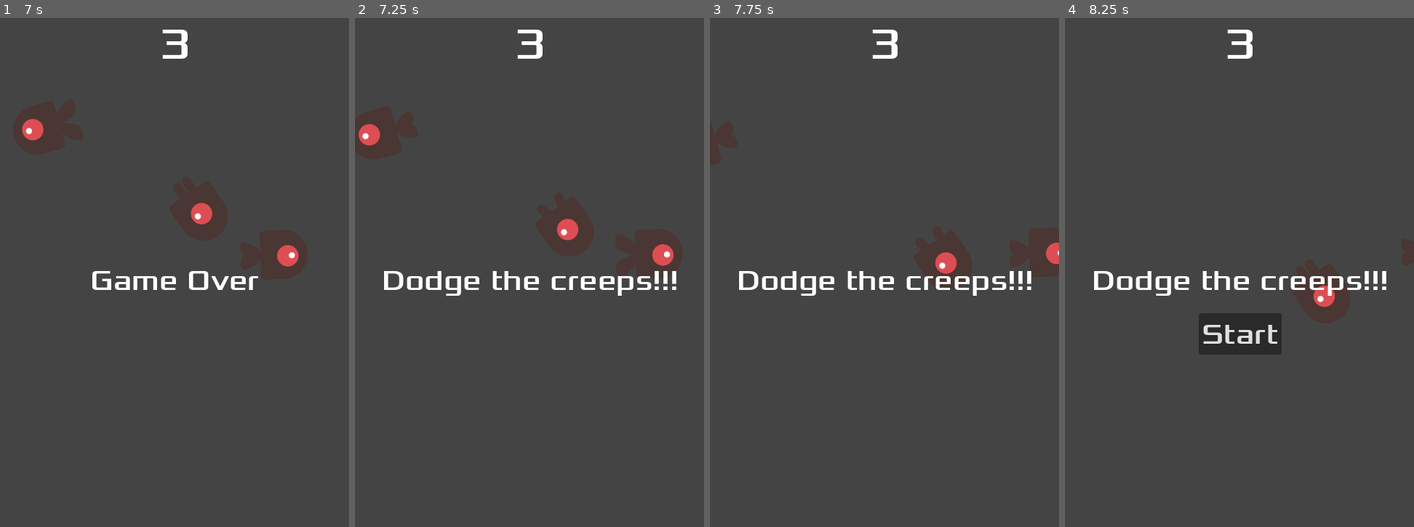
Above: before the commit, frames 1-4 (left to right).
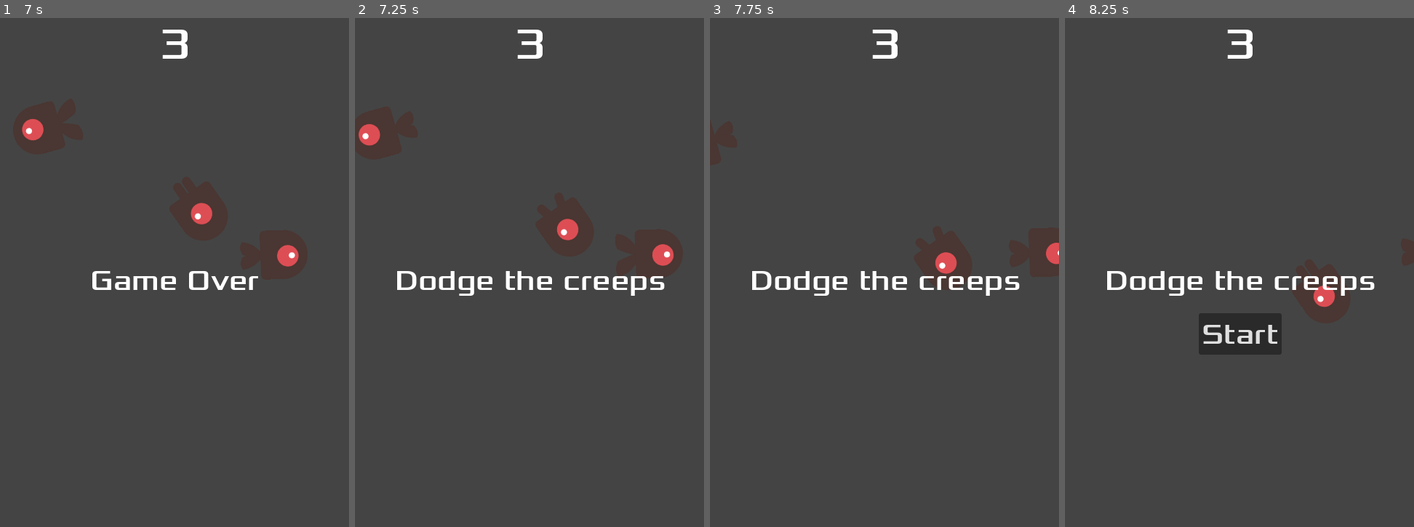
Above: after the commit, the same moments.

Repository: SebW3/godot_git_test_2
Game: Godot game, scene res://main.tscn
Two runs of this game, one before a commit and one after it. Both use one fixed random seed, a clock stepped at 60 frames per second and the inputs below.
Inputs:
- Up to frame 1 (7 s): click "Start" at 0.5 s; tap Enter at 1.25 s; hold D (move_right) 1.28-2.03 s; hold S (move_down) 2.03-2.78 s; hold D (move_right) 2.78-3.53 s; hold W (move_up) 3.53-4.28 s; hold A (move_left) 4.28-5.78 s; hold S (move_down) 5.78-6.53 s; hold D (move_right) from 6.53 s (still down)
- Up to frame 2 (7.25 s): keep holding D (move_right)
- Up to frame 3 (7.75 s): release D (move_right) at 7.28 s; hold W (move_up) from 7.28 s (still down)
- Up to frame 4 (8.25 s): release W (move_up) at 8.03 s; hold D (move_right) from 8.03 s (still down)

Frame 1 is identical in both runs. In frame 2, 1.6% of the frame differs, in the area x 8-93%, y 49-55%; in frame 3, 1.6%; in frame 4, 1.6%.

Commit message:
Update hud.gd

Diff:
--- a/hud.gd
+++ b/hud.gd
@@ -13,7 +13,7 @@
 func show_game_over():
 	show_message("Game Over")
 	await $MessageTimer.timeout
-	$MessageLabel.text = "Dodge the creeps!!!"
+	$MessageLabel.text = "Dodge the creeps"
 	$MessageLabel.show()
 	await get_tree().create_timer(1.0).timeout  # to samo co time.sleep(x) w Python
 	$Button.show()
